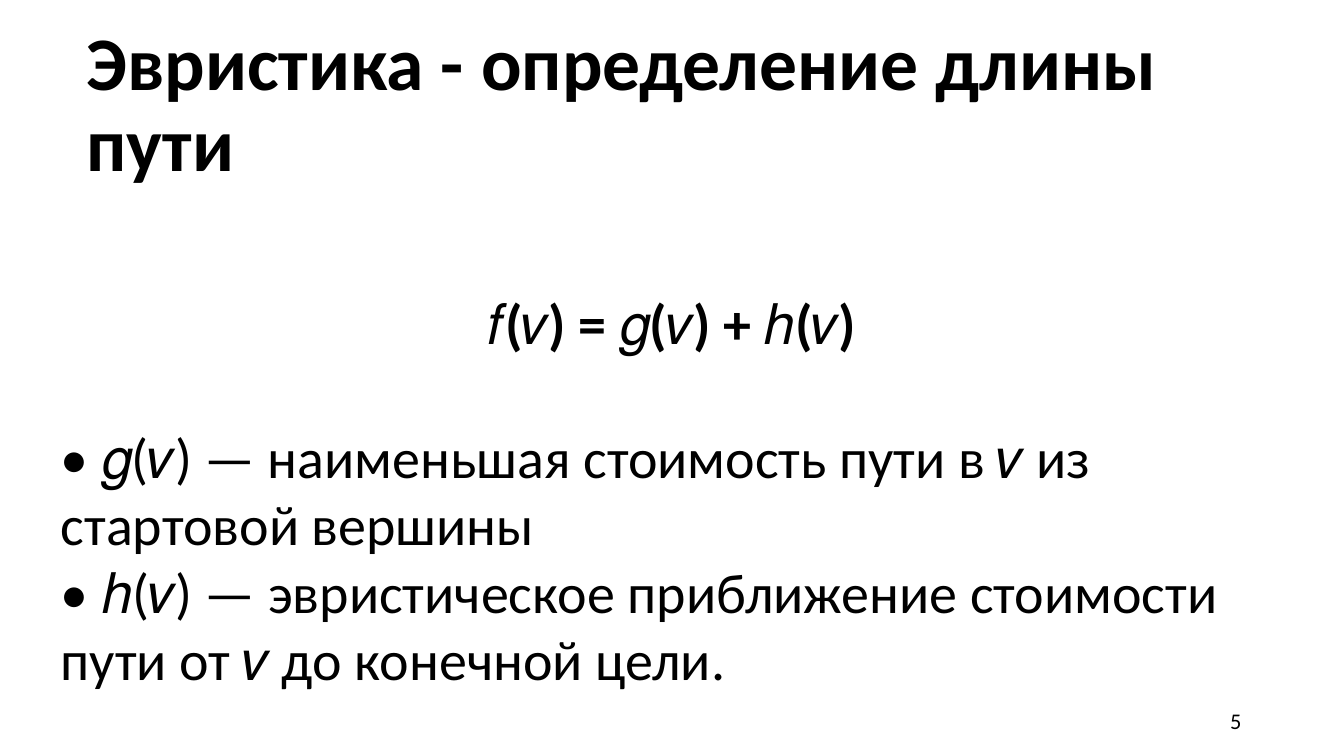
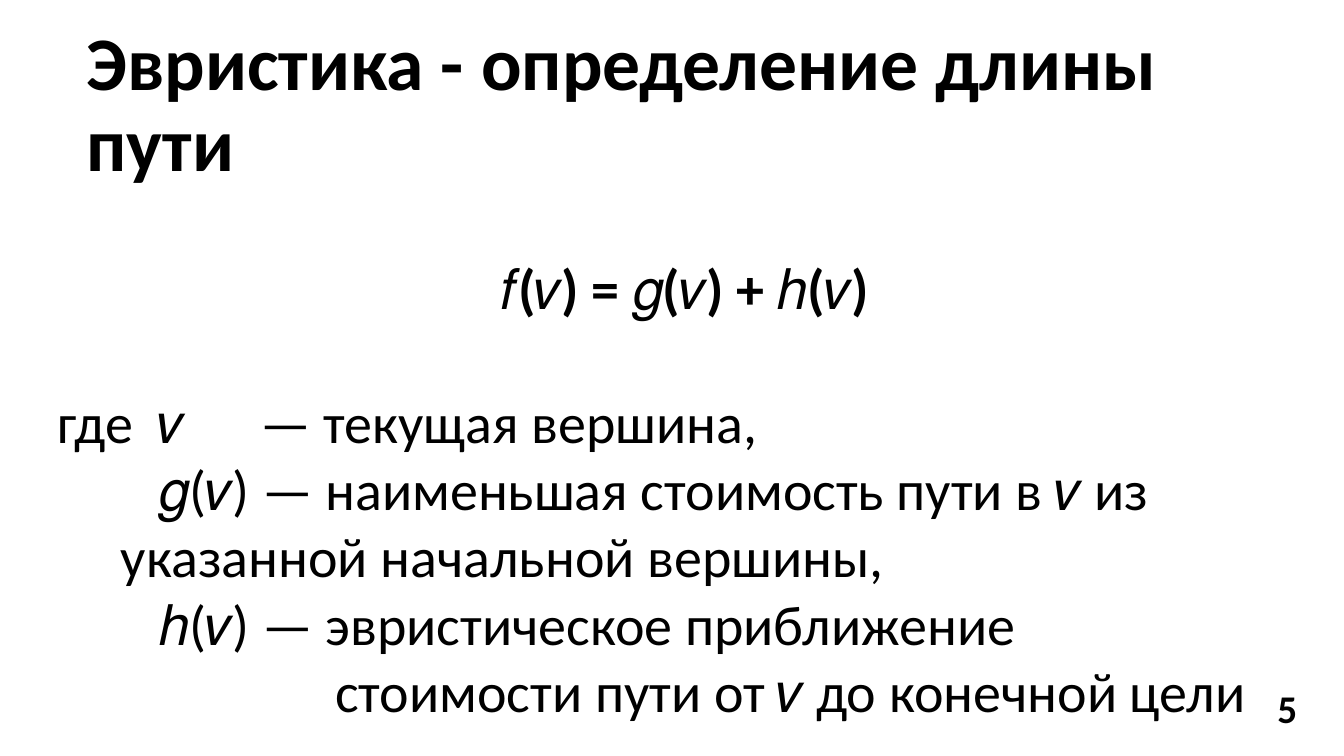
Before and after one commit to donsko1/Algorythm-A-star, a slide deck: slide 5 of Алгоритм А.pptx. Drawn at 1344x756 pixels with LibreOffice and Linux fonts; fonts in the diff are those of the drawing. Boxes give left, top, right and bottom in pixels: in the first picture for what was removed or moved away, otherwise in the second. Text is boxed around its words. In the diff, an @@ line names an element or a change of style, - is before the commit and + after.

```diff
--- a/Алгоритм А.pptx
+++ b/Алгоритм А.pptx
@@ text "𝑓(𝑣) = 𝑔(𝑣) + ℎ(𝑣)": place and size @@
-text "𝑓(𝑣) = 𝑔(𝑣) + ℎ(𝑣)" at [61, 303, 1217, 690]
+text "𝑓(𝑣) = 𝑔(𝑣) + ℎ(𝑣)" at [58, 268, 1245, 722]
@@ text at [58, 413, 1245, 722]: text changed @@
-• 𝑔(𝑣) — наименьшая стоимость пути в 𝑣 из стартовой вершины
-• ℎ(𝑣) — эвристическое приближение стоимости пути от 𝑣 до конечной цели.
+где 𝑣 — текущая вершина,
+𝑔(𝑣) — наименьшая стоимость пути в 𝑣 из указанной начальной вершины,
+ℎ(𝑣) — эвристическое приближение
+стоимости пути от 𝑣 до конечной цели
@@ text "5": place and size @@
-text "5" at [1230, 714, 1241, 729]
+text "5" at [1277, 697, 1297, 724]
@@ text "5" at [1277, 697, 1297, 724]: size 16 to 28 pt, bold on; alignment right to left; vertical alignment middle to top @@
```
Also in this commit, not shown: 12 other slides changed, 1 slide added, 1 slide removed, 11 other files.
